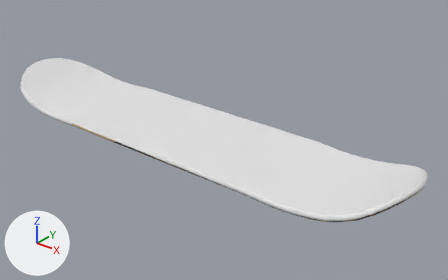
A saved change to the glTF model CreativeCruisers/public/models/skateboard5/scene.gltf.
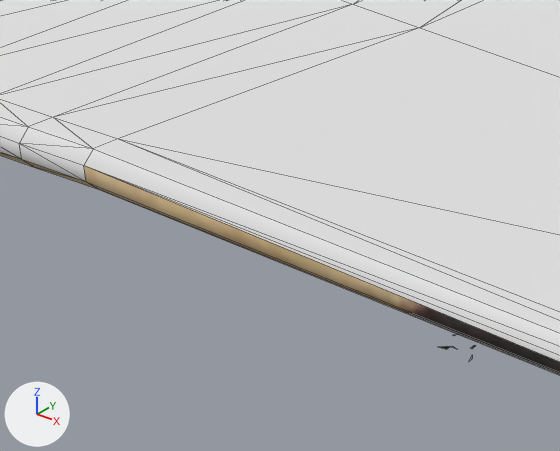
Old and new are each drawn whole from a camera (50 mm lens) standing at (63.8, -70.7, 44.5) and looking at (4.3, 3.7, -1.6) and again close up on the part from 14% to 30% of the width and 36% to 57% of the height. The axes (+X, +Y, +Z) are drawn at lower left. The lights are the same throughout. The close-ups show mesh edges as thin lines. Where no turn or scale is listed for an object, it has been applied to the vertices. Vertices at the same position are counted once.

Objects in the first close-up: 'Base_Skateboard_0'.
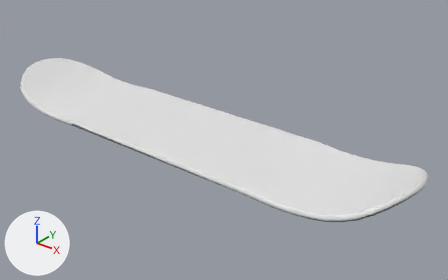
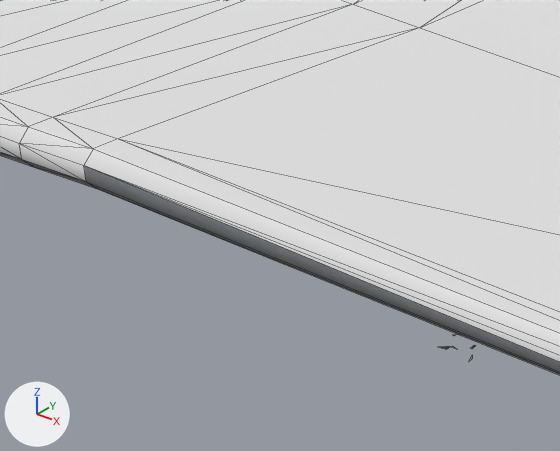
The newer file is also turned or shifted as a whole; pictures and numbers use the older file's frame.

Location of each change, [x1, y1, x2, y2] in pixels of the close-ups (560 x 451 px):
'Base_Skateboard_0', surface changed (beige to grey): [0, 150, 560, 375] in both
part 1 of me_base_skateboard_0, surface changed (beige to grey): [0, 152, 560, 375] in both

The change, as a diff of the scene's bpy script:
```diff
--- a/CreativeCruisers/public/models/skateboard5/scene.gltf.py
+++ b/CreativeCruisers/public/models/skateboard5/scene.gltf.py
@@ img_th_24567081_24594081_24596081_24601081_24563081_24565081_24588081_001 @@
+img_th_24567081_24594081_24596081_24601081_24563081_24565081_24588081_001 = load_image('TH_24567081_24594081_24596081_24601081_24563081_24565081_24588081_001', 'TH_24567081_24594081_24596081_24601081_24563081_24565081_24588081_001.jpg', 960, 960, 'sRGB')
@@ mat_threejs @@
 mat_threejs = principled_material('ThreeJS')
-mat_threejs.texture = img_lion_waiting_in_namibia
+mat_threejs.texture = img_th_24567081_24594081_24596081_24601081_24563081_24565081_24588081_001
@@ me_base_skateboard_0 @@
 me_base_skateboard_0.from_pydata(...)  # 695 vertices, 970 faces; spans x -20.3..60.3, y -5.0..15.0, z -6.0..7.1
 # used by ob_base_skateboard_0; location = (-20.0, -5.0, -2.68)
+# me_base_skateboard_0 part 1: texture (UV) coordinates of 364 of 970 faces, centred in x -20.2..60.1, y -5.0..15.0, z -5.7..6.4, changed; they spanned u -0.18..1.58, v 0.0..1.0 and now span u -0.58..1.18, v 0.01..1.01
 me_base_skateboard_0.materials.append(mat_skateboard)
```
